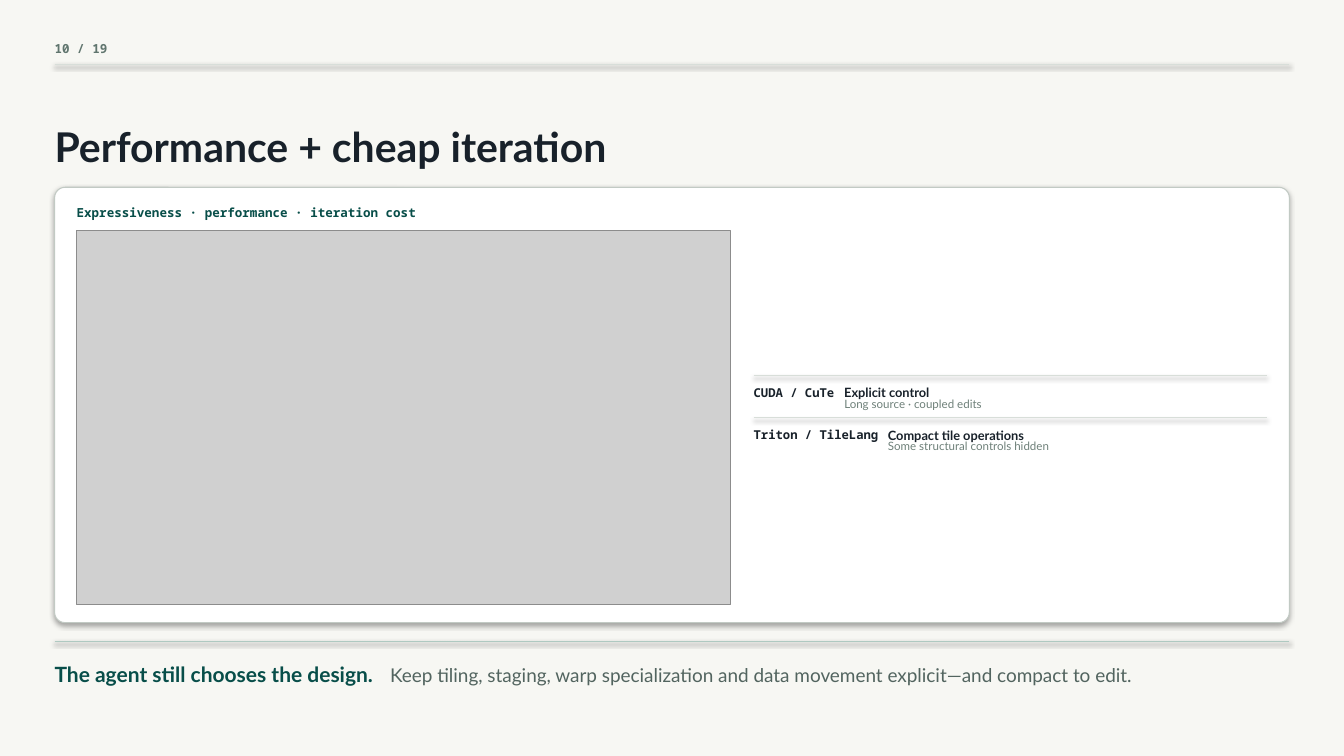
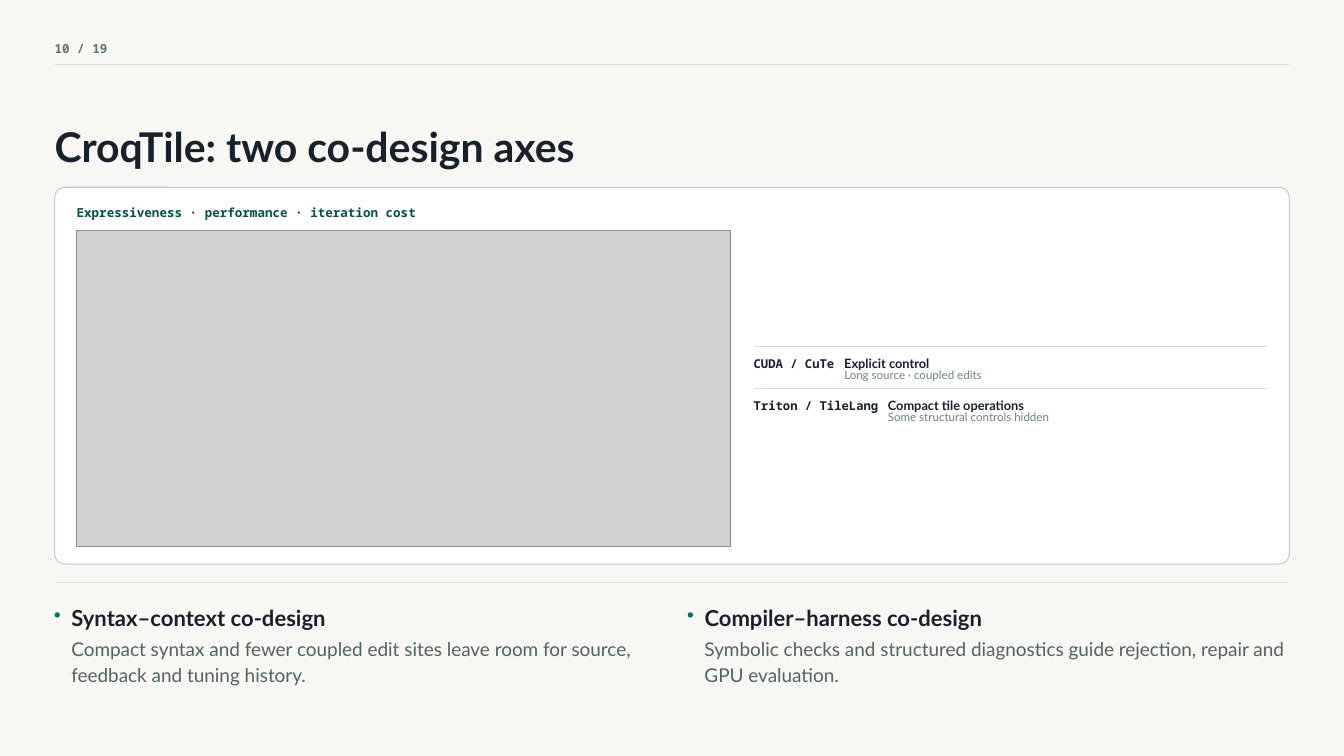
Before and after one commit to SyntaxArchmage/croqtile-tuner-atc26, a slide deck: slide 10 of dist/slides.pptx. Drawn at 1344x756 pixels with LibreOffice and Linux fonts; fonts in the diff are those of the drawing; grey boxes stand for pictures. Boxes give left, top, right and bottom in pixels: in the first picture for what was removed or moved away, otherwise in the second. Text is boxed around its words. In the diff, an @@ line names an element or a change of style, - is before the commit and + after.

```diff
--- a/dist/slides.pptx
+++ b/dist/slides.pptx
@@ text at (55, 131, 575, 170): text changed @@
-Performance + cheap iteration
+CroqTile: two co-design axes
@@ rounded rectangle: place and size @@
-rounded rectangle at (55, 187, 1289, 623)
+rounded rectangle at (55, 187, 1289, 564)
@@ rounded rectangle at (55, 187, 1289, 564): shadow off; proportions changed @@
@@ picture: place and size @@
-picture at (77, 231, 731, 605)
+picture at (77, 231, 731, 546)
@@ 6 texts, 2 lines: place and size @@
-6 texts, 2 lines at (754, 376, 1267, 450)
+6 texts, 2 lines at (754, 346, 1267, 421)
@@ line moved from (55, 642) - (1289, 642) to (55, 583) - (1289, 583) @@
@@ line (55, 583) - (1289, 583): stroke #AFC9C1 0.72 pt to #D8DED9 0.72 pt @@
@@ rounded rectangle added at (55, 612, 60, 617), fill #0B6B63 @@
@@ text added at (71, 609, 326, 630), 15.1 pt, text #18212A, bold @@
+Syntax–context co-design
@@ rounded rectangle added at (688, 612, 693, 617), fill #0B6B63 @@
@@ text added at (705, 609, 982, 630), 15.1 pt, text #18212A, bold @@
+Compiler–harness co-design
@@ text added at (71, 642, 631, 660), 13 pt, text #52645F @@
+Compact syntax and fewer coupled edit sites leave room for source,
@@ text added at (704, 642, 1284, 660), 13 pt, text #52645F @@
+Symbolic checks and structured diagnostics guide rejection, repair and
@@ text removed at (55, 666, 373, 686) @@
-The agent still chooses the design.
@@ text added at (71, 668, 306, 686), 13 pt, text #52645F @@
+feedback and tuning history.
@@ text removed at (390, 668, 1131, 686) @@
-Keep tiling, staging, warp specialization and data movement explicit—and compact to edit.
@@ text added at (704, 668, 838, 682), 13 pt, text #52645F @@
+GPU evaluation.
```
Also in this commit, not shown: 17 other slides changed, 29 other files.
